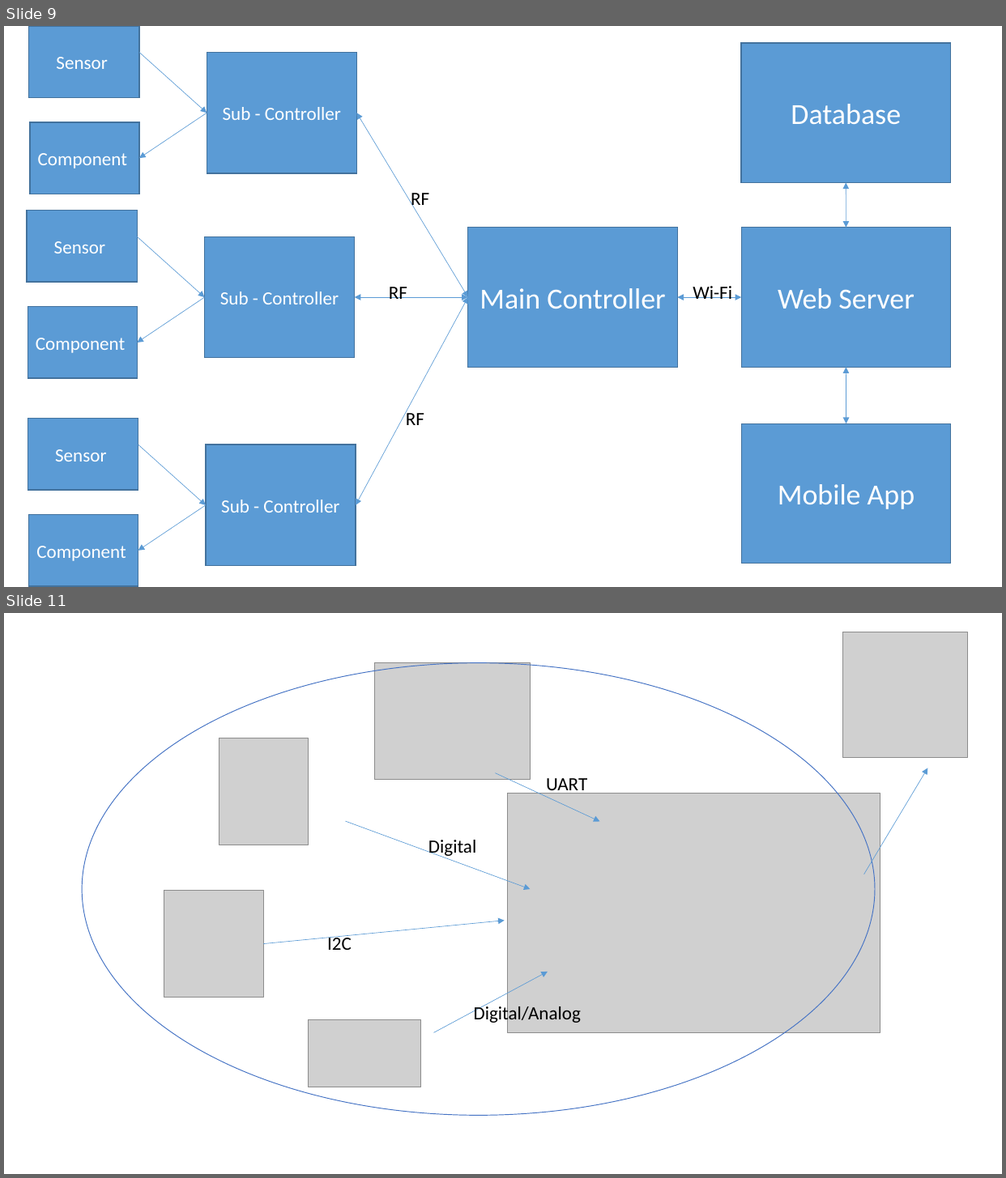
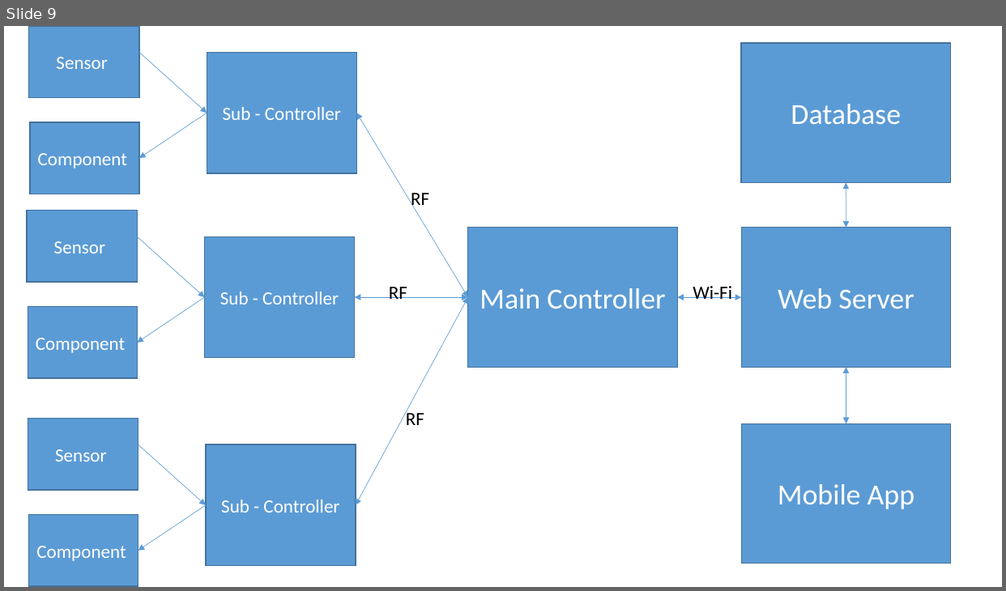
Before and after one commit to sangphanthanh/CP_SmartGarden, a slide deck: document/Presentation/Present01.pptx. Shown one above the other, each under a label of ours: slides 9 and 11 before the commit, slide 9 after it; the slides between them are not shown. The pictures are 1006x1178 and 1006x591 pixels, drawn with LibreOffice and Linux fonts; fonts in the diff are those of the drawing; grey boxes stand for pictures. Boxes give left, top, right and bottom in pixels: in the first picture for what was removed or moved away, otherwise in the second. Text is boxed around its words. In the diff, an @@ line names an element or a change of style, - is before the commit and + after.

```diff
--- a/document/Presentation/Present01.pptx
+++ b/document/Presentation/Present01.pptx
@@ slide 11 removed at [4,613,1002,1174], background #FFFFFF @@
@@ picture removed at [842,632,967,757] @@
@@ ellipse removed at [82,663,875,1116] @@
@@ picture removed at [374,662,530,779] @@
@@ picture removed at [219,738,309,845] @@
@@ arrow removed from (495, 773) to (600, 822) @@
@@ text removed at [546,778,587,795] @@
-UART
@@ arrow removed from (864, 875) to (928, 768) @@
@@ picture removed at [507,793,880,1033] @@
@@ arrow removed from (345, 821) to (530, 889) @@
@@ text removed at [428,840,476,858] @@
-Digital
@@ picture removed at [164,890,264,998] @@
@@ arrow removed from (264, 944) to (505, 921) @@
@@ text removed at [327,935,351,950] @@
-I2C
@@ arrow removed from (434, 1033) to (548, 972) @@
@@ picture removed at [309,1020,422,1088] @@
@@ text removed at [474,1004,581,1025] @@
-Digital/Analog
```
Also in this commit, not shown: 5 slides changed, 2 slides added, 2 other files.
